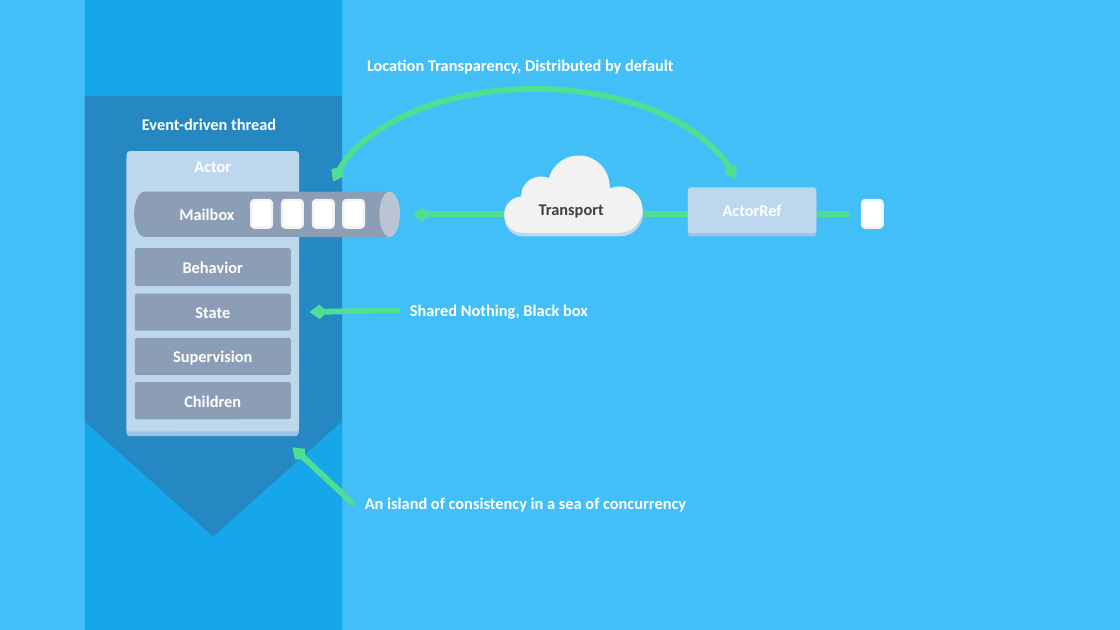
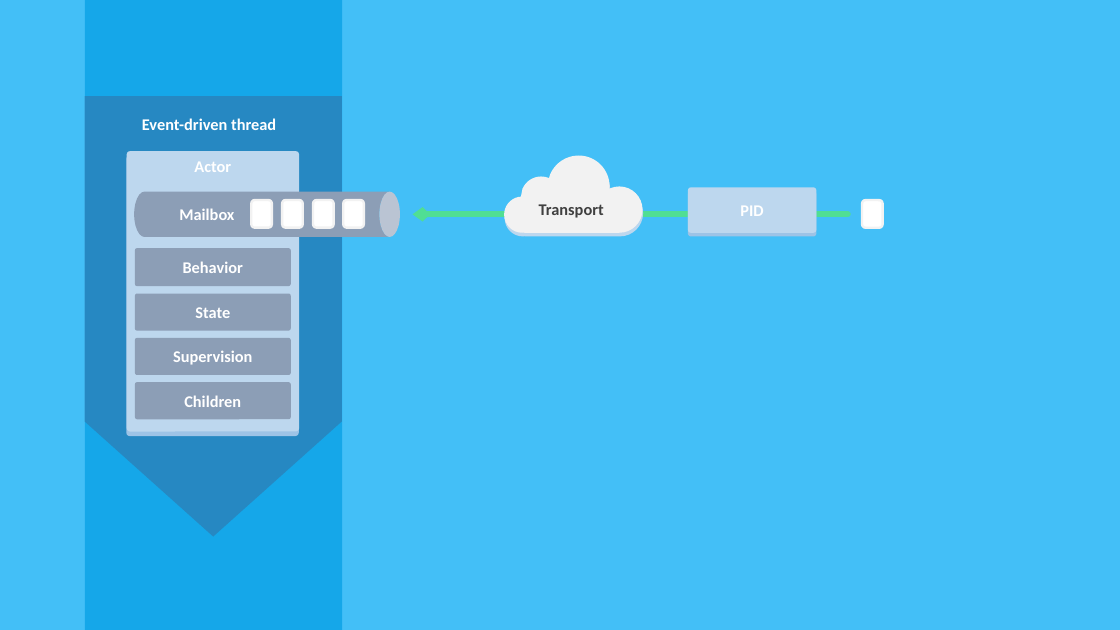
Before and after one commit to rogeralsing/Presentations, a slide deck: slide 16 of ProtoActor/TV4/protoactor.pptx. Drawn at 1120x630 pixels with LibreOffice and Linux fonts; fonts in the diff are those of the drawing. Boxes give left, top, right and bottom in pixels: in the first picture for what was removed or moved away, otherwise in the second. Text is boxed around its words. In the diff, an @@ line names an element or a change of style, - is before the commit and + after.

```diff
--- a/ProtoActor/TV4/protoactor.pptx
+++ b/ProtoActor/TV4/protoactor.pptx
@@ text removed at (x1=367, y1=59, x2=673, y2=74) @@
-Location Transparency, Distributed by default
@@ arc (boxed as its full ellipse) removed at (x1=328, y1=89, x2=743, y2=331) @@
@@ text in rounded rectangle at (x1=740, y1=206, x2=763, y2=216): text changed @@
-ActorRef
+PID
@@ arrow removed from (397, 310) to (309, 313) @@
@@ text removed at (x1=410, y1=304, x2=588, y2=319) @@
-Shared Nothing, Black box
@@ arrow removed from (352, 503) to (292, 447) @@
@@ text removed at (x1=365, y1=497, x2=686, y2=512) @@
-An island of consistency in a sea of concurrency
```
Also in this commit, not shown: 25 other slides changed, 2 slides removed.
